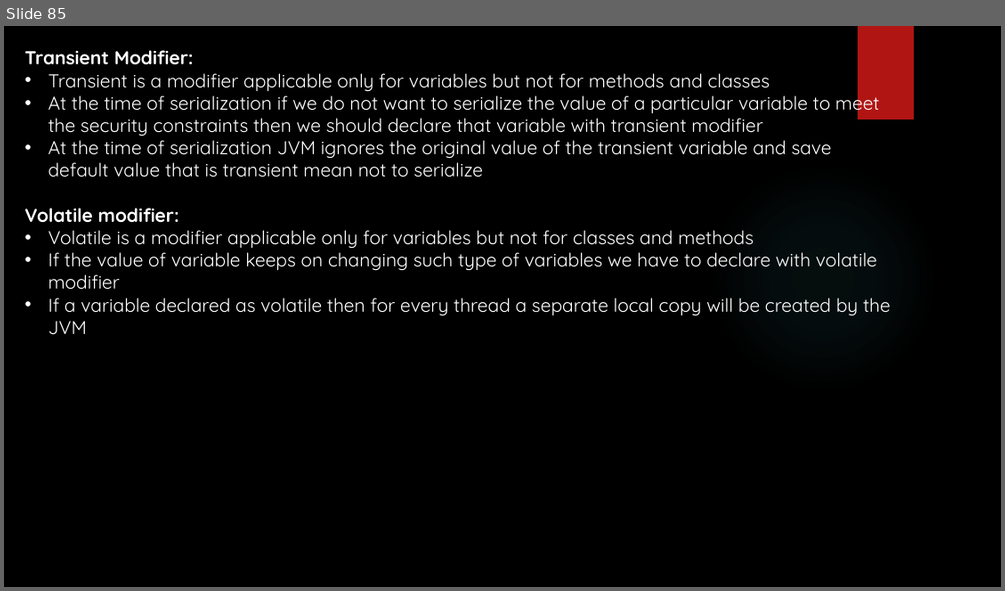
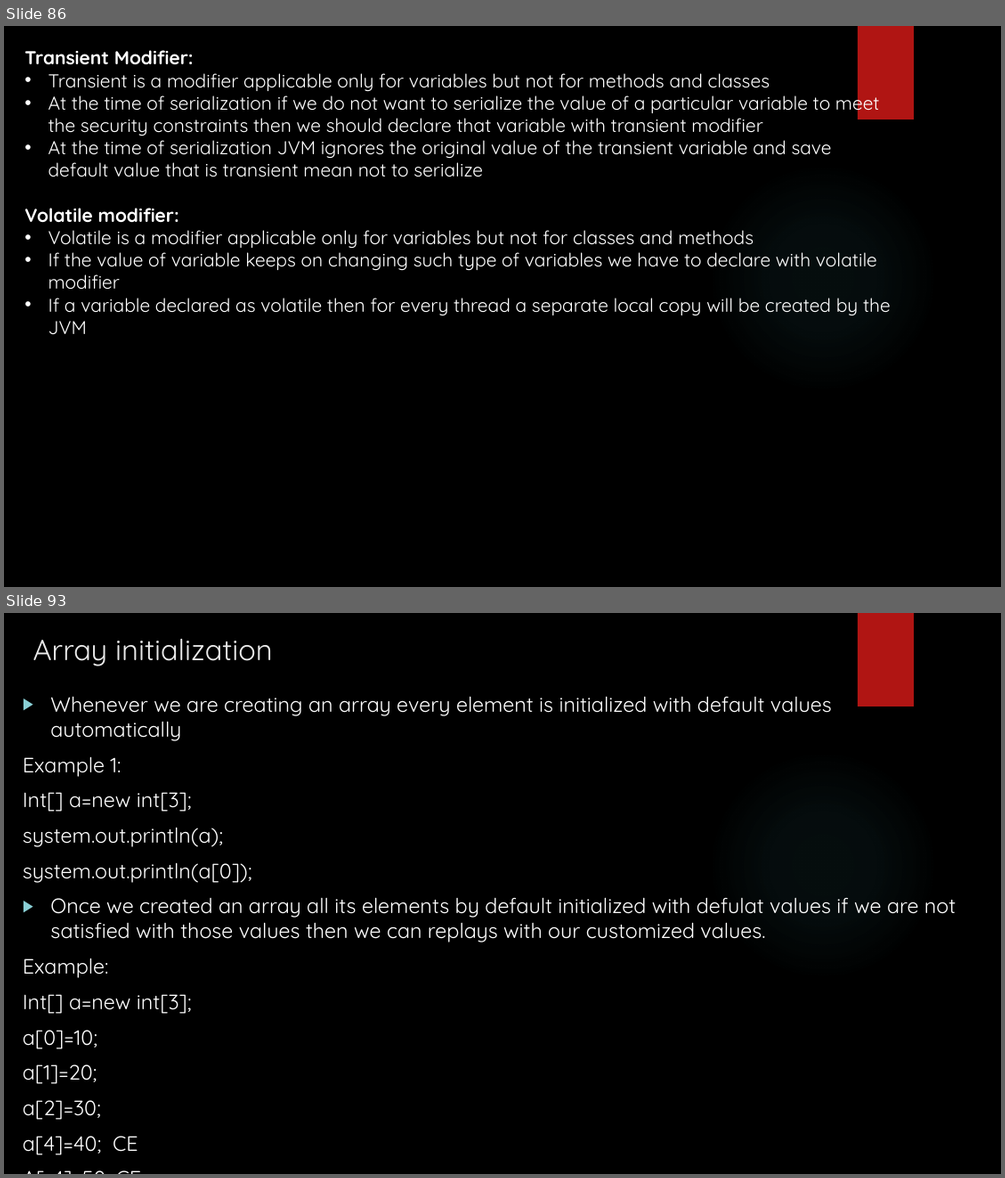
Before and after one commit to Vishalkr1091/JavaTrainingMaterial, a slide deck: Java Training - Sessions.pptx. Shown one above the other, each under a label of ours: slide 85 before the commit, slides 86 and 93 after it; the slides between them are not shown. The pictures are 1005x591 and 1005x1178 pixels, drawn with LibreOffice and Linux fonts; fonts in the diff are those of the drawing; background and template pictures are left out. Boxes give left, top, right and bottom in pixels: in the first picture for what was removed or moved away, otherwise in the second. Text is boxed around its words. In the diff, an @@ line names an element or a change of style, - is before the commit and + after.

```diff
--- a/Java Training - Sessions.pptx
+++ b/Java Training - Sessions.pptx
@@ slide 93 added at (x1=4, y1=613, x2=1001, y2=1174), background picture (left out); not listed: 2 template elements that a slide beside it also shows @@
@@ title added at (x1=33, y1=639, x2=273, y2=666), 28 pt, text #EBEBEB @@
+Array initialization
@@ text added at (x1=23, y1=696, x2=955, y2=1155), 20 pt, text #FFFFFF @@
+▶ Whenever we are creating an array every element is initialized with default values automatically
+Example 1:
+Int[] a=new int[3];
+system.out.println(a);
+system.out.println(a[0]);
+▶ Once we created an array all its elements by default initialized with defulat values if we are not satisfied with those values then we can replays with our customized values.
+Example:
+Int[] a=new int[3];
+a[0]=10;
+a[1]=20;
+a[2]=30;
+a[4]=40; CE
+A[-4]=50; CE
@@ what was slide 85 is now slide 86 @@
```
Also in this commit, not shown: 11 other slides added.
